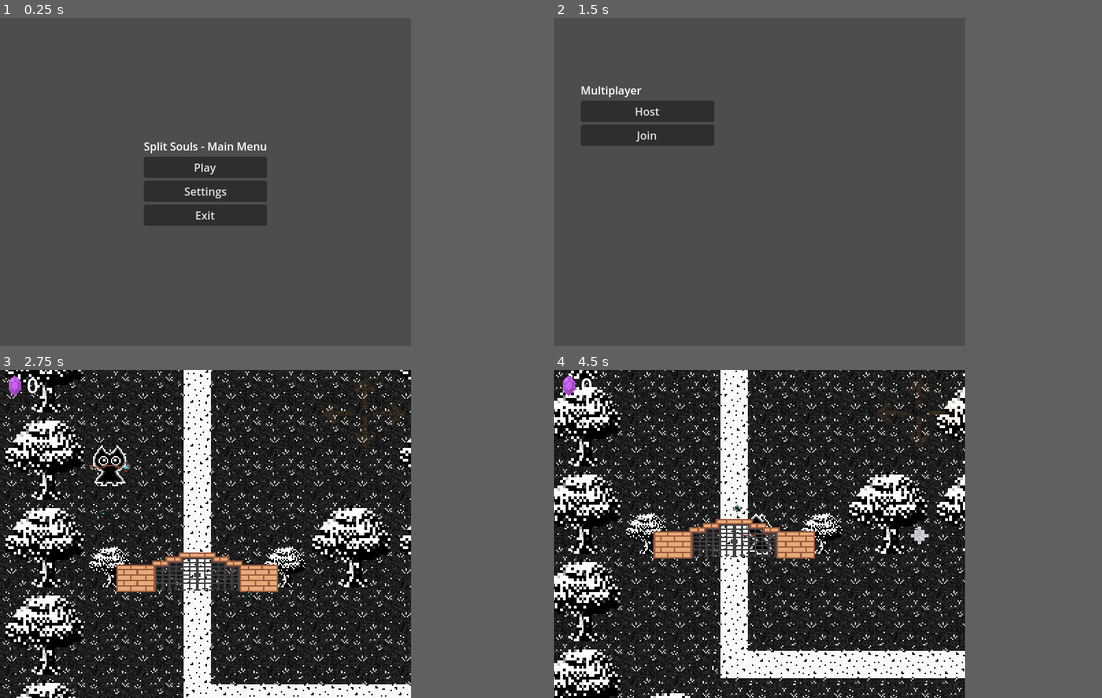
Above: before the commit, frames 1-4 (two rows, left to right).
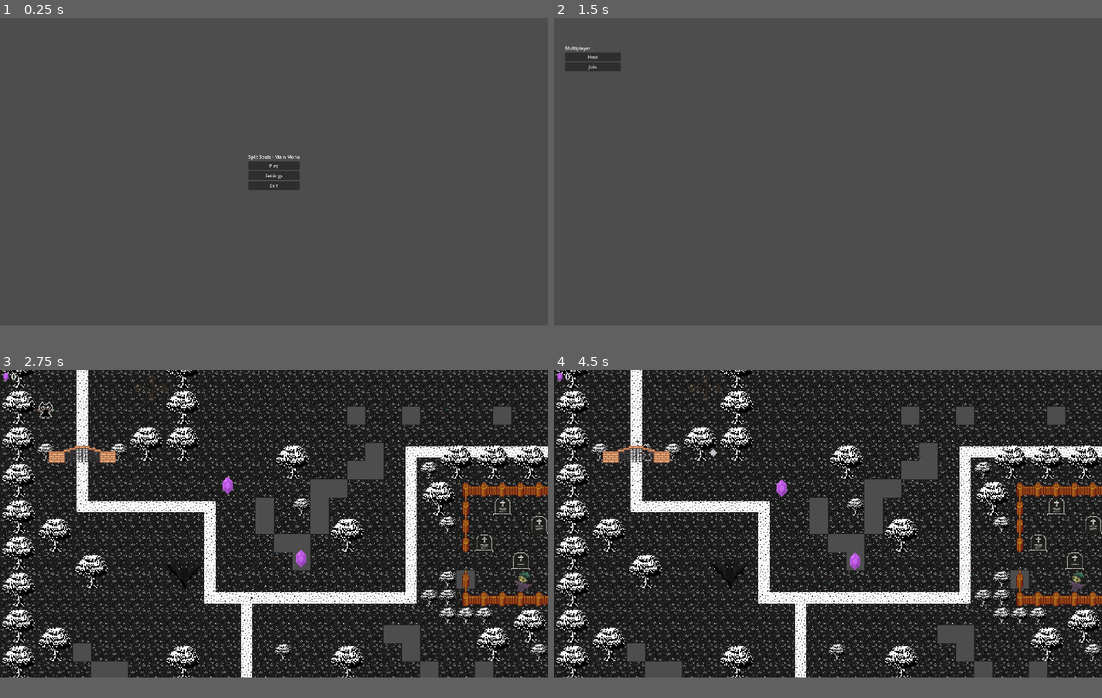
Above: after the commit, the same moments.

Repository: royalcaster/split-souls
Game: Godot game, scene res://scenes/ui/MainMenu.tscn
Two runs of this game, one before a commit and one after it. Both use one fixed random seed, a clock stepped at 60 frames per second and the inputs below. The engine's default icon, where the game draws it, is replaced by a stand-in: a white triangle on a blue panel in a dark square.
Inputs (mouse positions are in pixels of both pictures, inside the frame that each line leads up to):
- Up to frame 1 (0.25 s): no input
- Up to frame 2 (1.5 s): click "Play" at 0.5 s; click "Play" at 1.25 s
- Up to frame 3 (2.75 s): click "Host" at 2 s
- Up to frame 4 (4.5 s): move the mouse to (849, 517) at 2.77 s; hold Right (move_right) 2.78-3.53 s; click (849, 517) at 2.85 s; move the mouse to (674, 550) at 3.52 s; hold S (move_down) 3.53-4.28 s; click (674, 550) at 3.6 s; move the mouse to (800, 461) at 4.27 s; hold Right (move_right) from 4.28 s (still down); click (800, 461) at 4.35 s
In our replay, the window is 600x480 before the commit and 800x450 after it. These sizes can differ from the game's own. Grey fills any space a smaller window leaves; there, only what the larger window draws over its background counts as a difference.

The runs differ from the first frame. In frame 1, 4.8% of the frame differs, in the area x 26-55%, y 37-64%; in frame 2, 3.8%; in frame 3, 54%; in frame 4, 56%, in the area x 0-100%, y 0-100%.

Commit message:
adapt window size

Diff:
--- a/project.godot
+++ b/project.godot
@@ -25,8 +25,8 @@
 
 [display]
 
-window/size/viewport_width=600
-window/size/viewport_height=480
+window/size/viewport_width=1920
+window/size/viewport_height=1080
 window/stretch/mode="viewport"
 
 [editor_plugins]
--- a/scenes/game/Game.tscn
+++ b/scenes/game/Game.tscn
@@ -143,6 +143,7 @@
 frame = 3
 
 [node name="Barriers" type="Node2D" parent="." groups=["map_content"]]
+visible = false
 
 [node name="TreeBarrier1" parent="Barriers" instance=ExtResource("11_aptqa")]
 position = Vector2(1231, 872)
@@ -154,6 +155,7 @@
 position = Vector2(316, 1007)
 
 [node name="Friends" type="Node2D" parent="." groups=["map_content"]]
+visible = false
 
 [node name="Scarecrow" parent="Friends" instance=ExtResource("15_vg8p7")]
 y_sort_enabled = true
